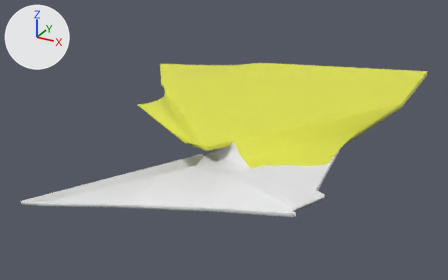
A saved change to the FBX model PocketCubeGamePlay/Assets/Art/Models/SenceModels/Fourier/SM_Fourier_coillder.fbx.
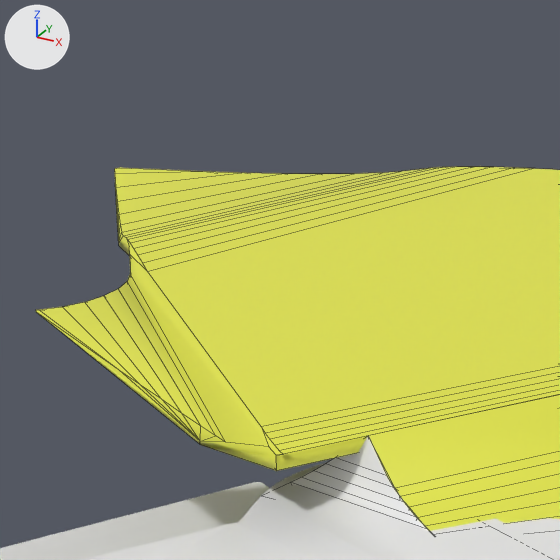
There are two pictures of each version: one whole from a 50 mm lens placed at (9.06, -16.84, 9.52), pointed at (-0.09, -0.2, 1.2), one close up on the part from 28% to 64% of the width and 5% to 63% of the height. The lights are fixed; the arrows at upper left show +X, +Y and +Z. The close-ups show mesh edges as thin lines. Where no turn or scale is listed for an object, it has been applied to the vertices.

The older version as bpy lines, for what is in view:
```python
me_立方体_005 = bpy.data.meshes.new('立方体.005')
me_立方体_005.from_pydata(...)  # 83 vertices, 83 faces; spans x -3.61..1.2, y -1.82..1.19, z -1.49..1.71
me_立方体_005.materials.append(mat_材质_002)  # yellow #e4e74a
me_立方体_009 = bpy.data.meshes.new('立方体.009')
me_立方体_009.from_pydata(...)  # 28 vertices, 29 faces; spans x -0.42..1.2, y -1.79..0.02, z -1.29..2.34
me_立方体_009.materials.append(mat_材质_002)  # yellow #e4e74a
me_立方体_013 = bpy.data.meshes.new('立方体.013')
me_立方体_013.from_pydata([(-1.52, -1.21, -1.0), (0.52, 0.21, -1.0), (0.94, -1.88, -1.0), (0.05, -0.5, -1.0), (-1.52, -1.21, 0.0), (0.52, 0.21, 0.0), (0.94, -1.88, 0.0), (0.05, -0.5, 0.0)], [], [(2, 0, 3, 1), (6, 5, 7, 4), (0, 2, 6, 4), (2, 1, 5, 6), (3, 0, 4, 7), (1, 3, 7, 5)])
ob_coillder004 = bpy.data.objects.new('Coillder004', me_立方体_005)
ob_coillder004.location = (2.74, 1.85, 2.58)
ob_coillder004.rotation_euler = (0.0, 0.0, -3.142)  # degrees (0, 0, -180)
ob_coillder004.scale = (-1.98, -3.22, -0.165)
ob_coillder004_001 = bpy.data.objects.new('Coillder004.001', me_立方体_009)
ob_coillder004_001.location = (2.74, 1.85, 2.58)
ob_coillder004_001.rotation_euler = (0.0, 0.0, -3.142)  # degrees (0, 0, -180)
ob_coillder004_001.scale = (-1.98, -3.22, -0.165)
ob_coillder007 = bpy.data.objects.new('Coillder007', me_立方体_013)
ob_coillder007.location = (2.74, 1.85, 2.24)
ob_coillder007.rotation_euler = (0.0, 0.0, -3.142)  # degrees (0, 0, -180)
ob_coillder007.scale = (-1.98, -3.22, -0.118)
# also in view: 'Coillder001.001' at (0.22, -2.49, 1.2); '平面' at (1.97, -3.58, 2.47)
```
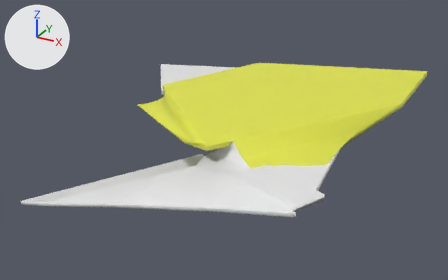
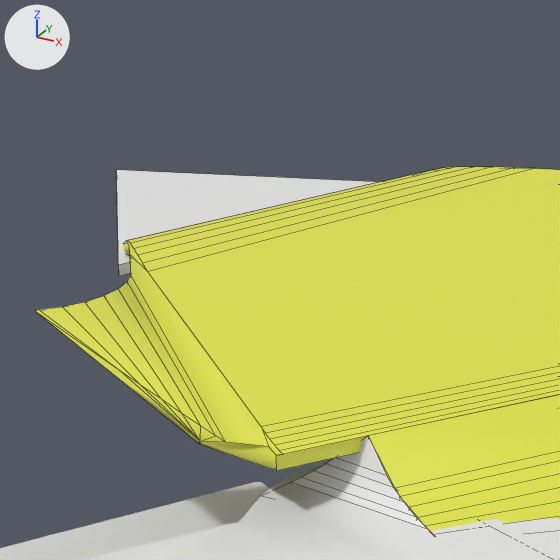
Changed parts and their boxes [x1, y1, x2, y2] in the close-ups (560 x 560 px):
```json
{"object": "polt02_002", "change": "added", "after": [116, 170, 378, 276]}
{"part": 1, "of": "me_立方体_005", "change": "cut back", "before": [114, 167, 453, 272], "after": [123, 167, 453, 272]}
```

Edits to the scene script, one JSON object a line:
```json
{"block": "me_立方体_005", "where": "# used by ob_coillder004; location = (2.74, 1.85, 2.58); rotation_euler = (0.0, 0.0, -3.142), in degrees (0, 0, -180); scale = (-1.98, -3.22, -0.165)"}
{"op": "remove", "block": "me_立方体_005", "code": "me_立方体_005.from_pydata(...)  # 83 vertices, 83 faces; spans x -3.61..1.2, y -1.82..1.19, z -1.49..1.71"}
{"op": "add", "block": "me_立方体_005", "code": "me_立方体_005.from_pydata(...)  # 70 vertices, 64 faces; spans x -2.85..1.2, y -1.82..1.19, z -1.49..1.71"}
{"block": "me_立方体_005", "change": "me_立方体_005 part 1"}
{"block": "me_立方体_005", "change": "20 vertices are removed from x -3.61..-2.17, y -0.44..0.53, z -0.04..1.53"}
{"block": "me_立方体_005", "change": "26 faces are deleted"}
{"block": "me_立方体_005", "change": "6 vertices move from x -2.79..-1.84, y -0.58..0.58, z -0.73..-0.21 to x -2.79..-1.84, y -0.58..0.58, z -0.67..0.37"}
{"block": "me_立方体_005", "change": "7 vertices are added at x -2.85..-2.13, y -0.45..0.54, z 0.6..1.23"}
{"block": "me_立方体_005", "change": "7 new faces join them"}
{"op": "add", "block": "me_立方体_058", "code": ["me_立方体_058 = bpy.data.meshes.new('立方体.058')", "me_立方体_058.from_pydata([(-4.88, -1.61, -0.12), (-3.06, 2.41, -0.12), (-6.73, 1.07, -0.12), (-4.88, -1.61, -0.24), (-3.06, 2.41, -0.24), (-6.73, 1.07, -0.24)], [], [(0, 1, 2), (3, 5, 4), (1, 0, 3, 4), (2, 1, 4, 5), (0, 2, 5, 3)])"]}
{"op": "add", "block": "ob_polt02_002", "code": ["ob_polt02_002 = bpy.data.objects.new('polt02_002', me_立方体_058)", "ob_polt02_002.location = (2.32, 1.43, 2.61)"]}
```
